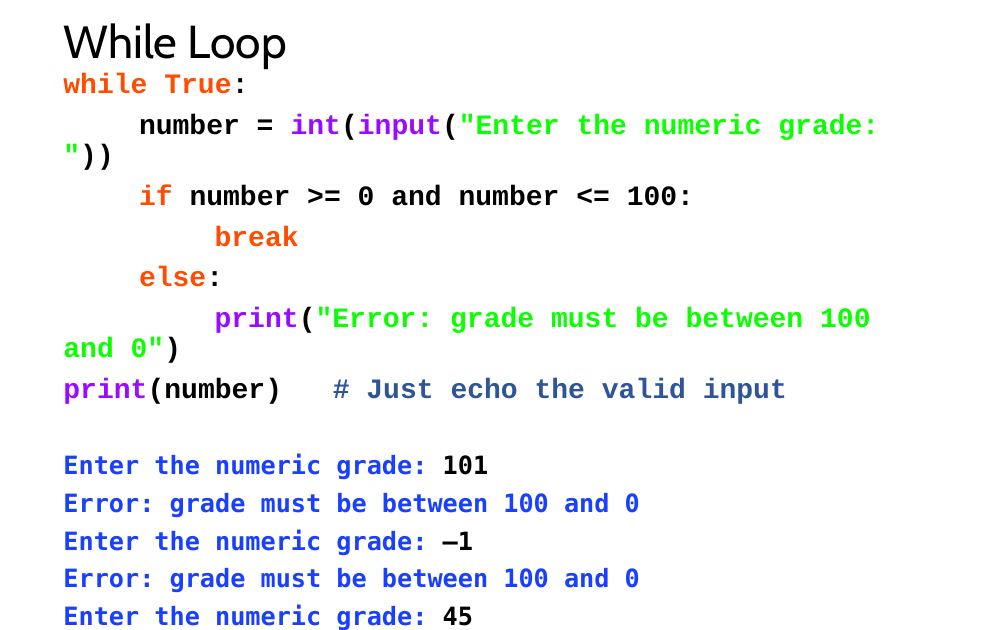
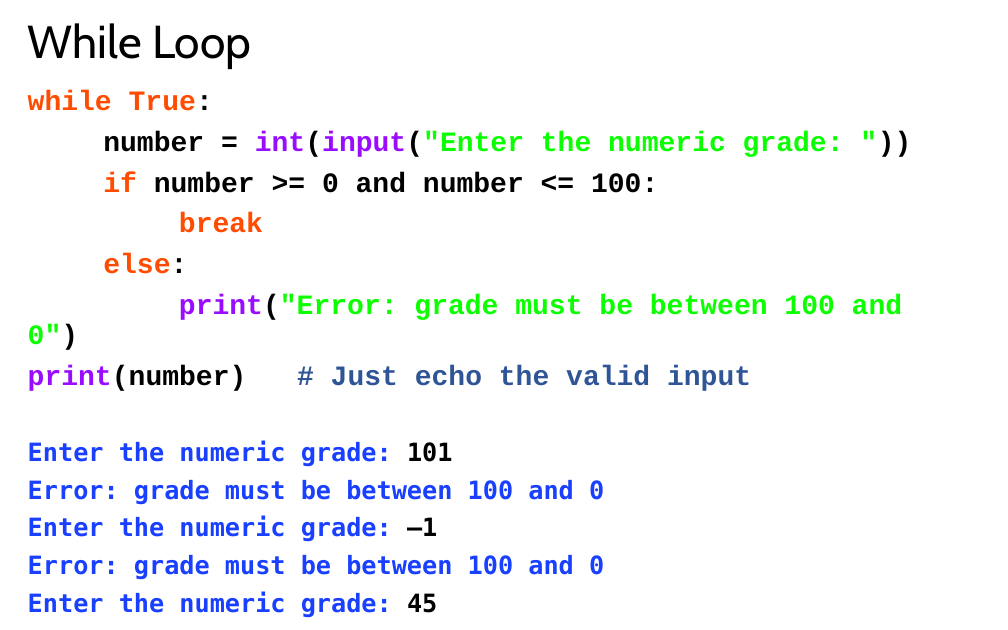
Before and after one commit to LongBaoNguyen/longbaonguyen.github.io, a slide deck: slide 10 of courses/apcsp/lect6.pptx. Drawn at 1008x630 pixels with LibreOffice and Linux fonts; fonts in the diff are those of the drawing. Boxes give left, top, right and bottom in pixels: in the first picture for what was removed or moved away, otherwise in the second. Text is boxed around its words. In the diff, an @@ line names an element or a change of style, - is before the commit and + after.

```diff
--- a/courses/apcsp/lect6.pptx
+++ b/courses/apcsp/lect6.pptx
@@ title "While Loop": place and size @@
-title "While Loop" at <box>63,23,287,69</box>
+title "While Loop" at <box>28,23,251,69</box>
@@ text "while True:" rewrapped from <box>63,73,879,630</box> to <box>28,90,902,618</box> @@
```
Also in this commit, not shown: 10 other slides changed, 1 other file.
